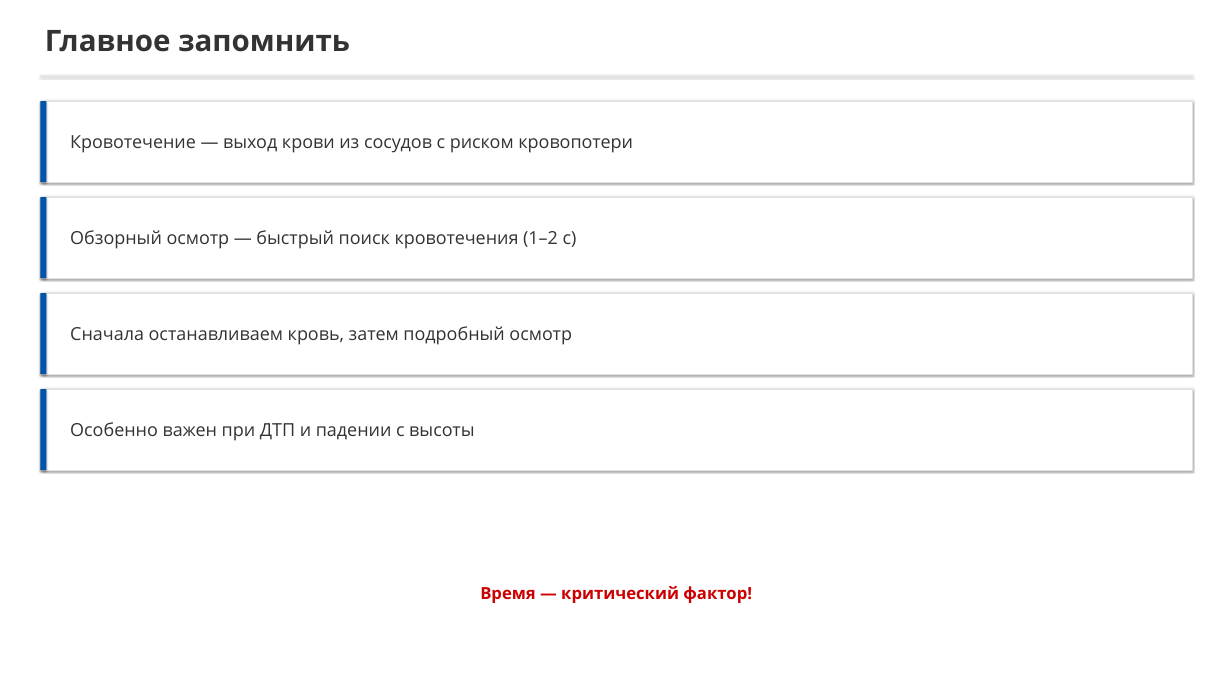
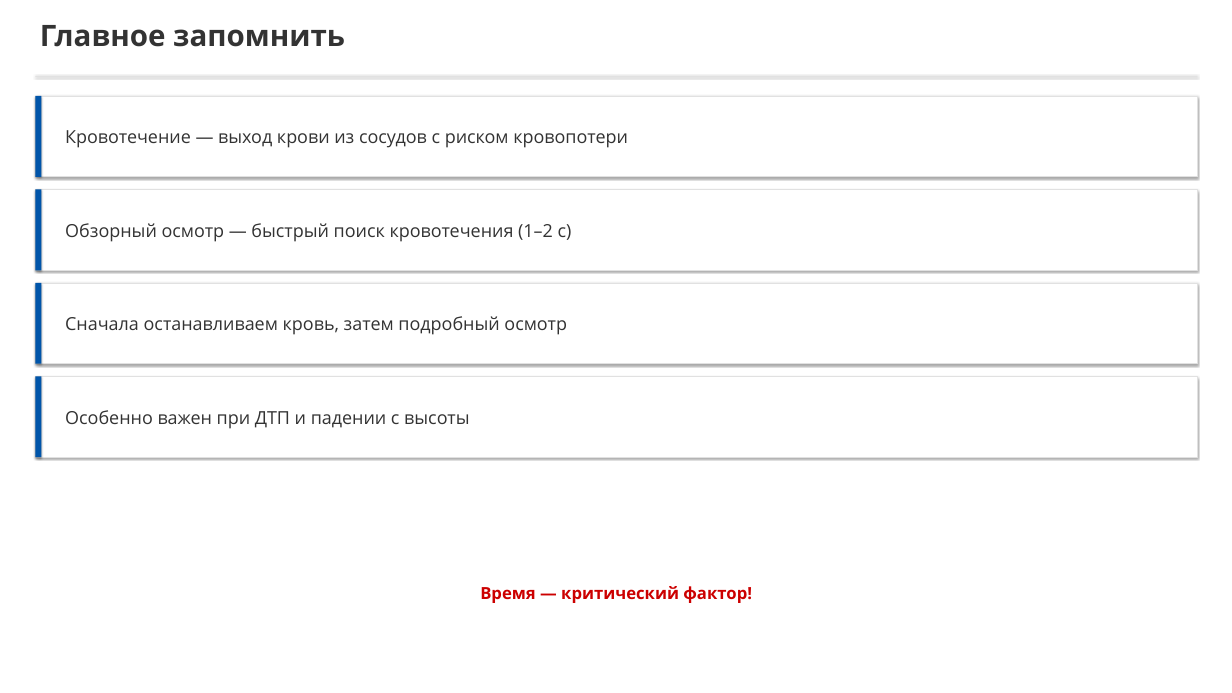
Before and after one commit to lysakalenushka-hash/-, a slide deck: slide 8 of tema2_bleeding/Кровотечение_и_обзорный_осмотр.pptx. Drawn at 1232x693 pixels with LibreOffice and Linux fonts; fonts in the diff are those of the drawing. Boxes give left, top, right and bottom in pixels: in the first picture for what was removed or moved away, otherwise in the second. Text is boxed around its words. In the diff, an @@ line names an element or a change of style, - is before the commit and + after.

```diff
--- a/tema2_bleeding/Кровотечение_и_обзорный_осмотр.pptx
+++ b/tema2_bleeding/Кровотечение_и_обзорный_осмотр.pptx
@@ text "Главное запомнить": place and size @@
-text "Главное запомнить" at (45,30,350,52)
+text "Главное запомнить" at (40,25,345,47)
@@ rectangle: place and size @@
-rectangle at (40,76,1192,77)
+rectangle at (36,76,1197,77)
@@ rectangle: place and size @@
-rectangle at (40,101,1192,182)
+rectangle at (36,96,1197,177)
@@ rectangle: place and size @@
-rectangle at (40,101,46,182)
+rectangle at (36,96,42,177)
@@ text "Кровотечение — выход крови из ...": place and size @@
-text "Кровотечение — выход крови из ..." at (70,135,633,153)
+text "Кровотечение — выход крови из ..." at (65,130,628,148)
@@ rectangle: place and size @@
-rectangle at (40,197,1192,278)
+rectangle at (36,189,1197,270)
@@ rectangle: place and size @@
-rectangle at (40,197,46,278)
+rectangle at (36,189,42,270)
@@ text "Обзорный осмотр — быстрый поиск ...": place and size @@
-text "Обзорный осмотр — быстрый поиск ..." at (70,230,577,249)
+text "Обзорный осмотр — быстрый поиск ..." at (65,223,572,242)
@@ rectangle: place and size @@
-rectangle at (40,293,46,374)
+rectangle at (36,283,42,364)
@@ rectangle: place and size @@
-rectangle at (40,293,1192,374)
+rectangle at (36,283,1197,364)
@@ text "Сначала останавливаем кровь, затем подробный ...": place and size @@
-text "Сначала останавливаем кровь, затем подробный ..." at (70,326,572,345)
+text "Сначала останавливаем кровь, затем подробный ..." at (65,316,567,335)
@@ rectangle: place and size @@
-rectangle at (40,389,1192,470)
+rectangle at (36,376,1197,457)
@@ rectangle: place and size @@
-rectangle at (40,389,46,470)
+rectangle at (36,376,42,457)
@@ text "Особенно важен при ДТП и ...": place and size @@
-text "Особенно важен при ДТП и ..." at (70,422,474,441)
+text "Особенно важен при ДТП и ..." at (65,410,469,429)
```
Also in this commit, not shown: 4 other slides changed, 4 slides added, 4 slides removed, 7 other files.
